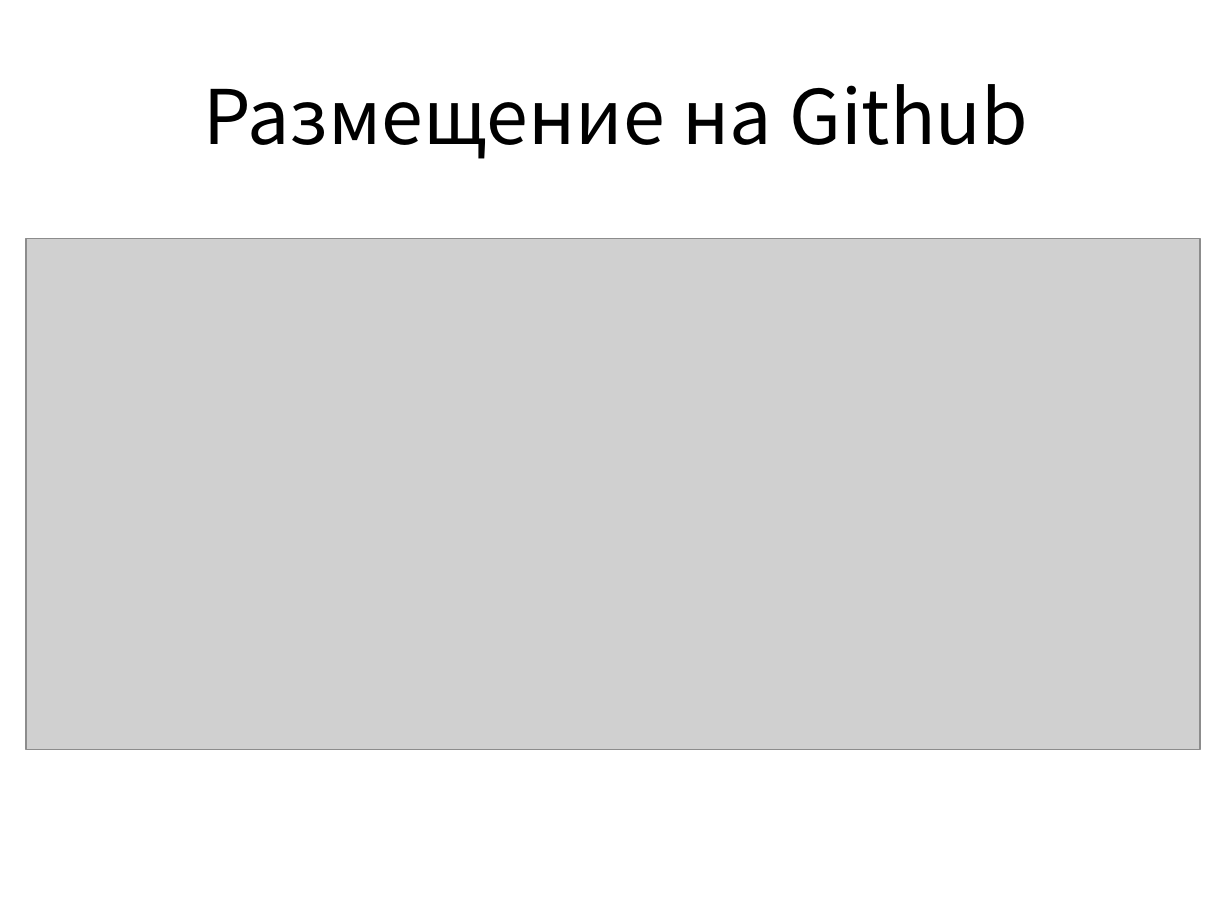
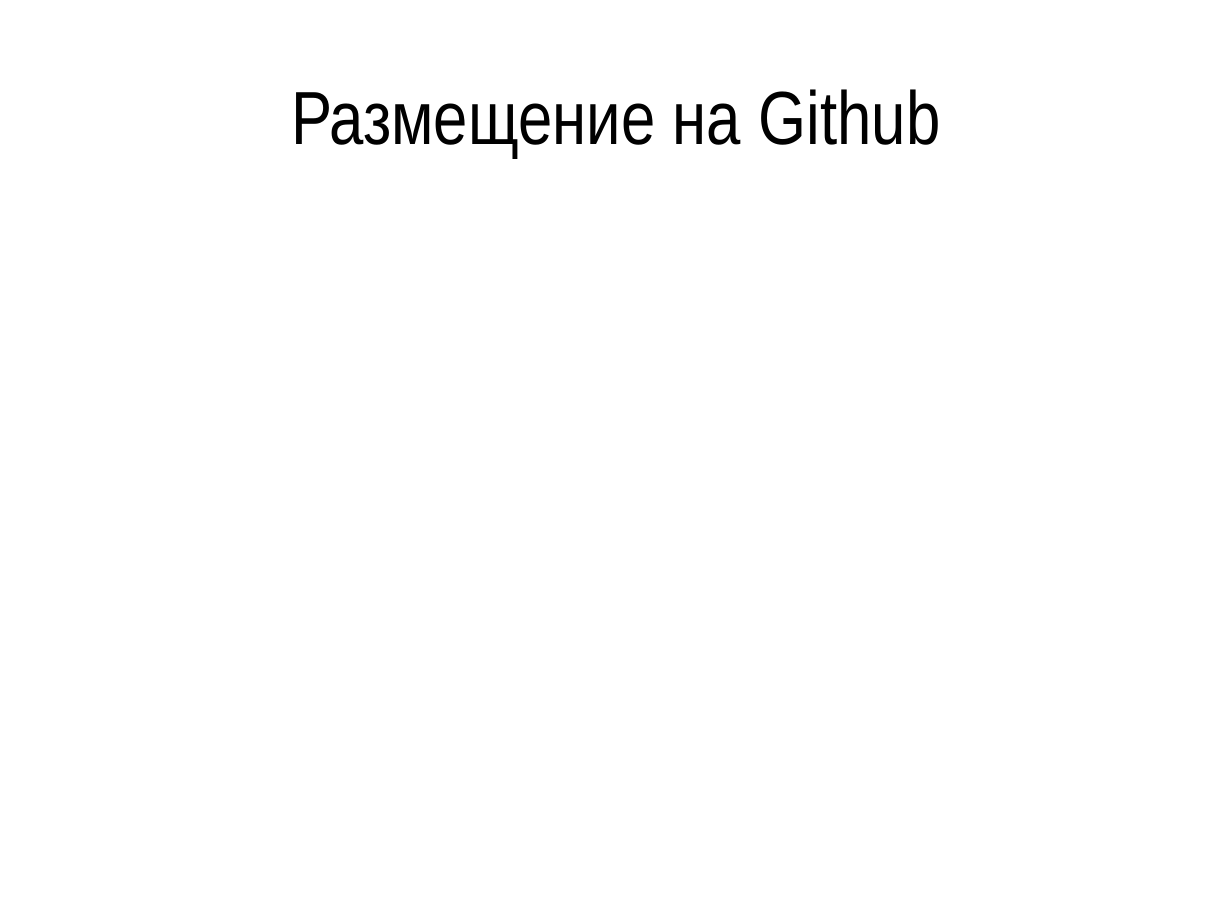
Before and after one commit to VladislavUstinov228/practica, a slide deck: slide 3 of Устинов Владислав С7120Б/презентация.pptx (slide 2 before the commit). Drawn at 1232x924 pixels with LibreOffice and Linux fonts; fonts in the diff are those of the drawing; grey boxes stand for pictures. Boxes give left, top, right and bottom in pixels: in the first picture for what was removed or moved away, otherwise in the second. Text is boxed around its words. In the diff, an @@ line names an element or a change of style, - is before the commit and + after.

```diff
--- a/Устинов Владислав С7120Б/презентация.pptx
+++ b/Устинов Владислав С7120Б/презентация.pptx
@@ title "Размещение на Github" at <box>291,89,941,158</box>: font Noto Sans CJK TC to Arial Narrow @@
@@ picture removed at <box>26,239,1200,750</box> @@
```
Also in this commit, not shown: 10 other slides changed, 2 slides added, 2 slides removed, 1 other file.
